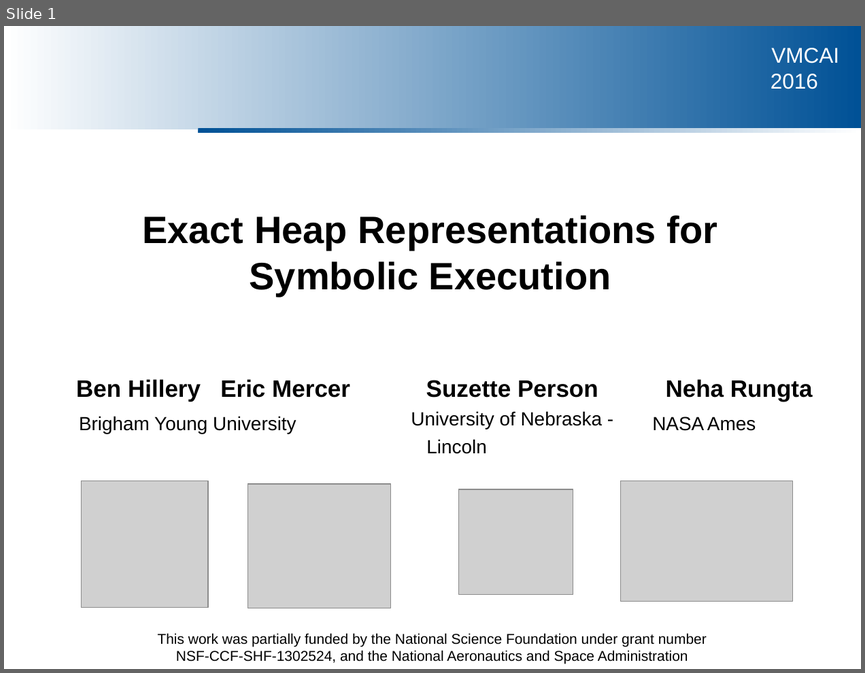
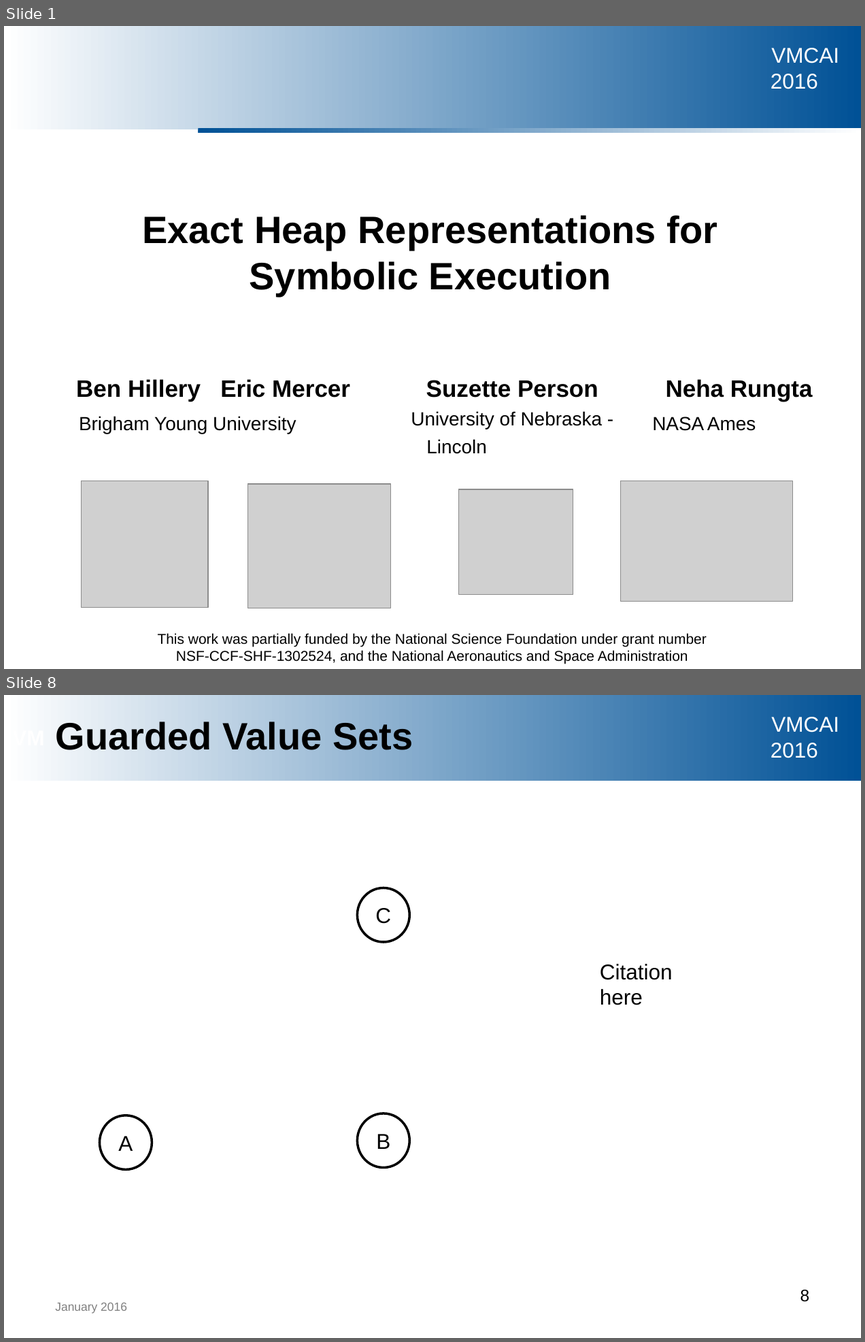
Before and after one commit to ericmercer/uber-lazy, a slide deck: vmcai-2016-slides/vmcai_presentation.pptx. Shown one above the other, each under a label of ours: slide 1 before the commit, slides 1 and 8 after it; the slides between them are not shown. The pictures are 865x673 and 865x1342 pixels, drawn with LibreOffice and Linux fonts; fonts in the diff are those of the drawing; grey boxes stand for pictures; background and template pictures are left out. Boxes give left, top, right and bottom in pixels: in the first picture for what was removed or moved away, otherwise in the second. Text is boxed around its words. In the diff, an @@ line names an element or a change of style, - is before the commit and + after.

```diff
--- a/vmcai-2016-slides/vmcai_presentation.pptx
+++ b/vmcai-2016-slides/vmcai_presentation.pptx
@@ slide 8 added at (x1=4, y1=695, x2=861, y2=1338), background #FFFFFF; not listed: 1 template element that a slide beside it also shows @@
@@ rectangle added at (x1=4, y1=695, x2=861, y2=781), fill gradient #FFFFFF to #005196 @@
@@ rectangle added at (x1=4, y1=695, x2=861, y2=781), fill gradient #FFFFFF to #005196, 18 pt, text #FFFFFF, bold @@
+VM
@@ title added at (x1=56, y1=722, x2=413, y2=750), 32 pt, text #000000, bold @@
+Guarded Value Sets
@@ ellipse added at (x1=357, y1=888, x2=409, y2=942), fill #FFFFFF, outline #000000 2 pt, 18 pt, text #000000 @@
+C
@@ text added at (x1=600, y1=964, x2=672, y2=1005), 18 pt, text #000000 @@
+Citation here
@@ ellipse added at (x1=100, y1=1115, x2=152, y2=1169), fill #FFFFFF, outline #000000 2 pt, 18 pt, text #000000 @@
+A
@@ ellipse added at (x1=357, y1=1113, x2=409, y2=1167), fill #FFFFFF, outline #000000 2 pt, 18 pt, text #000000 @@
+B
@@ text added at (x1=55, y1=1302, x2=127, y2=1313), 10 pt, text #808080 @@
+January 2016
@@ page number added at (x1=800, y1=1289, x2=810, y2=1302), 14 pt, text #000000 @@
+8
```
Also in this commit, not shown: 6 slides changed, 14 other slides added.
